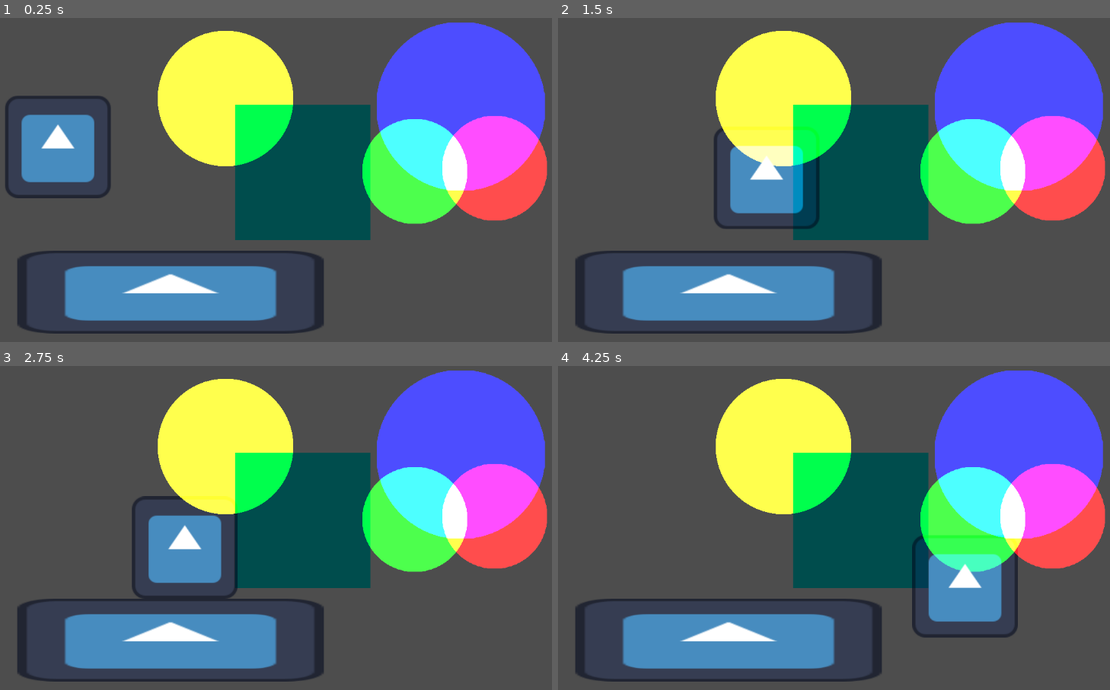
Above: before the commit, frames 1-4 (two rows, left to right).
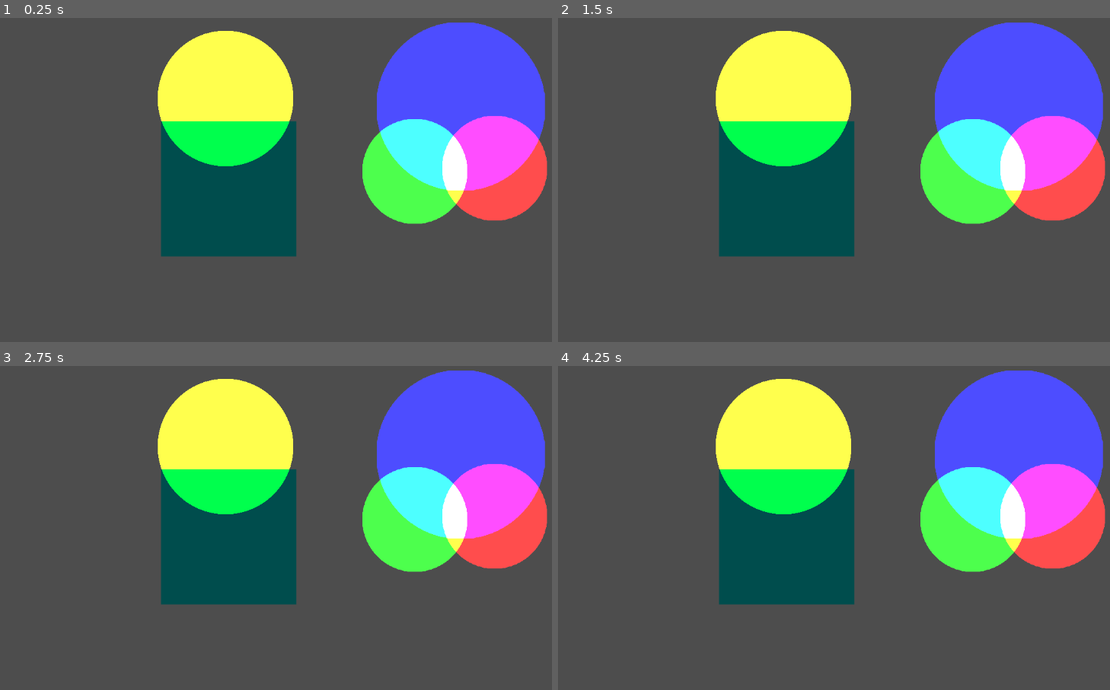
Above: after the commit, the same moments.

Repository: savardnm/mask-of-venus
Game: Godot game, scene res://main.tscn
The game is run twice, just before and just after one commit, with the same random seed, the same clock (stepped at 60 frames per second) and the same inputs. This scene is started directly instead of the project's main scene. The engine's default icon, where the game draws it, is replaced by a stand-in: a white triangle on a blue panel in a dark square.
Inputs (mouse positions are in pixels of both pictures, inside the frame that each line leads up to):
- Up to frame 1 (0.25 s): no input
- Up to frame 2 (1.5 s): tap Enter (ui_accept) at 0.5, 0.77 s; move the mouse to (994, 154) at 0.52 s; press the mouse at (994, 154) at 0.53 s; hold Right (ui_right) from 0.53 s (still down); move the mouse to (740, 186) at 1.27 s; release the mouse at (740, 186) at 1.28 s; click (740, 186) at 1.35 s
- Up to frame 3 (2.75 s): tap Enter (ui_accept) at 1.52 s; move the mouse to (364, 443) at 2.02 s; release Right (ui_right) at 2.03 s; press the mouse at (364, 443) at 2.03 s; hold Left (ui_left) from 2.03 s (still down)
- Up to frame 4 (4.25 s): move the mouse to (834, 586) at 2.77 s; release Left (ui_left) at 2.78 s; release the mouse at (834, 586) at 2.78 s; hold Right (ui_right) from 2.78 s (still down); click (834, 586) at 2.85 s; tap Enter (ui_accept) at 3.02, 3.77 s; move the mouse to (1043, 570) at 3.52 s; press the mouse at (1043, 570) at 3.53 s

The runs differ from the first frame. In frame 1, 24% of the frame differs, in the area x 0-68%, y 23-98%; in frame 2, 21%; in frame 3, 21%; in frame 4, 24%.

Commit message:
SPOTLIGHTs in main

Diff:
--- a/main.tscn
+++ b/main.tscn
@@ -1,7 +1,5 @@
 [gd_scene format=3 uid="uid://drioqy28s1o6k"]
 
-[ext_resource type="Script" uid="uid://b6rohtlnvv3ac" path="res://character_body_2d.gd" id="1_ig7tw"]
-[ext_resource type="Texture2D" uid="uid://b7k124ggs6xm" path="res://icon.svg" id="2_0xm2m"]
 [ext_resource type="Texture2D" uid="uid://csvjh0r3n4yni" path="res://Sprites/Basic Shapes/Circle.png" id="3_1bvp3"]
 [ext_resource type="Shader" uid="uid://bibkhctwhfcee" path="res://material/Shader_Subtract.gdshader" id="3_7mycd"]
 [ext_resource type="Shader" uid="uid://dq7a7puer14nj" path="res://material/Shader_Add.gdshader" id="4_7mycd"]
@@ -9,12 +7,6 @@
 [ext_resource type="Script" uid="uid://clhoiqvjxcdof" path="res://_scripts/test.gd" id="5_272bh"]
 [ext_resource type="PackedScene" uid="uid://d1j6gck5rlp7s" path="res://Objects/spotlight.tscn" id="8_kek77"]
 [ext_resource type="Script" uid="uid://ikl3nxuwggej" path="res://_scripts/selector.gd" id="9_4c57u"]
-
-[sub_resource type="CircleShape2D" id="CircleShape2D_0xm2m"]
-radius = 91.78235
-
-[sub_resource type="RectangleShape2D" id="RectangleShape2D_h2yge"]
-size = Vector2(438, 123)
 
 [sub_resource type="ShaderMaterial" id="ShaderMaterial_5vw27"]
 shader = ExtResource("4_7mycd")
@@ -30,32 +22,6 @@
 
 [node name="Root" type="Node2D" unique_id=848156233]
 
-[node name="CharacterBody2D" type="CharacterBody2D" parent="." unique_id=225960537]
-position = Vector2(111, 250)
-script = ExtResource("1_ig7tw")
-metadata/_edit_group_ = true
-
-[node name="CollisionShape2D" type="CollisionShape2D" parent="CharacterBody2D" unique_id=1087675381]
-shape = SubResource("CircleShape2D_0xm2m")
-
-[node name="Sprite2D" type="Sprite2D" parent="CharacterBody2D" unique_id=283399396]
-scale = Vector2(1.5625, 1.515625)
-texture = ExtResource("2_0xm2m")
-
-[node name="StaticBody2D" type="StaticBody2D" parent="." unique_id=256594757]
-position = Vector2(324, 583)
-metadata/_edit_group_ = true
-
-[node name="CollisionShape2D" type="CollisionShape2D" parent="StaticBody2D" unique_id=269165546]
-position = Vector2(-3, -31)
-scale = Vector2(1.33, 1.33)
-shape = SubResource("RectangleShape2D_h2yge")
-
-[node name="Sprite2D" type="Sprite2D" parent="StaticBody2D" unique_id=814869117]
-position = Vector2(-3.8146973e-05, -29.500015)
-scale = Vector2(4.53125, 1.2265627)
-texture = ExtResource("2_0xm2m")
-
 [node name="Circle3" type="Sprite2D" parent="." unique_id=1431873370]
 material = SubResource("ShaderMaterial_5vw27")
 instance_shader_parameters/objectColor = Vector4(1, 1, 0, 1)
@@ -66,7 +32,7 @@
 [node name="Square" type="Sprite2D" parent="." unique_id=1838755886]
 material = SubResource("ShaderMaterial_272bh")
 instance_shader_parameters/objectColor = Vector4(1, 0, 0, 1)
-position = Vector2(574, 327)
+position = Vector2(434, 358)
 texture = ExtResource("4_lquwl")
 
 [node name="Node2D" type="Node2D" parent="." unique_id=1123501620]
